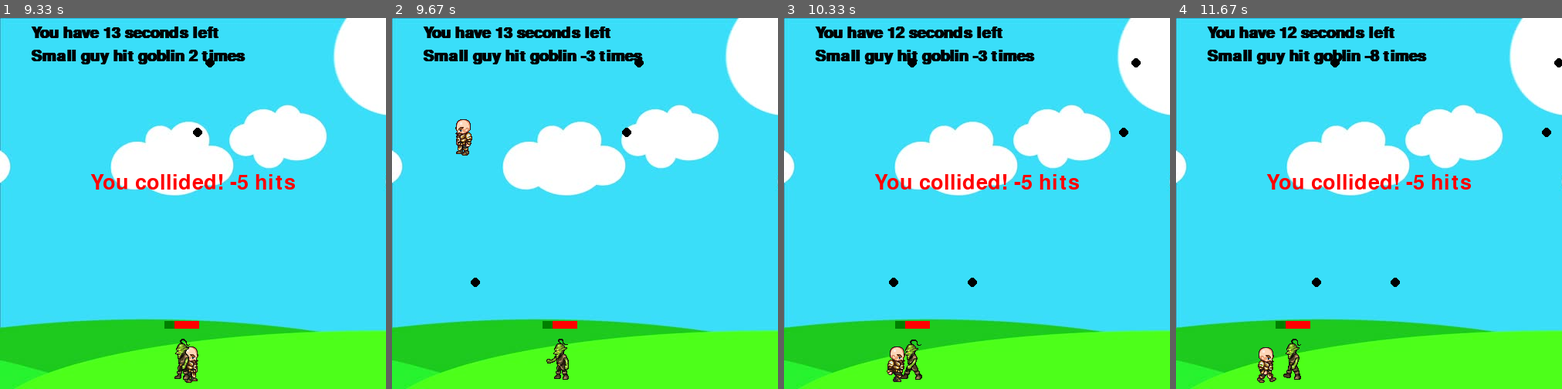
Above: before the commit, frames 1-4 (left to right).
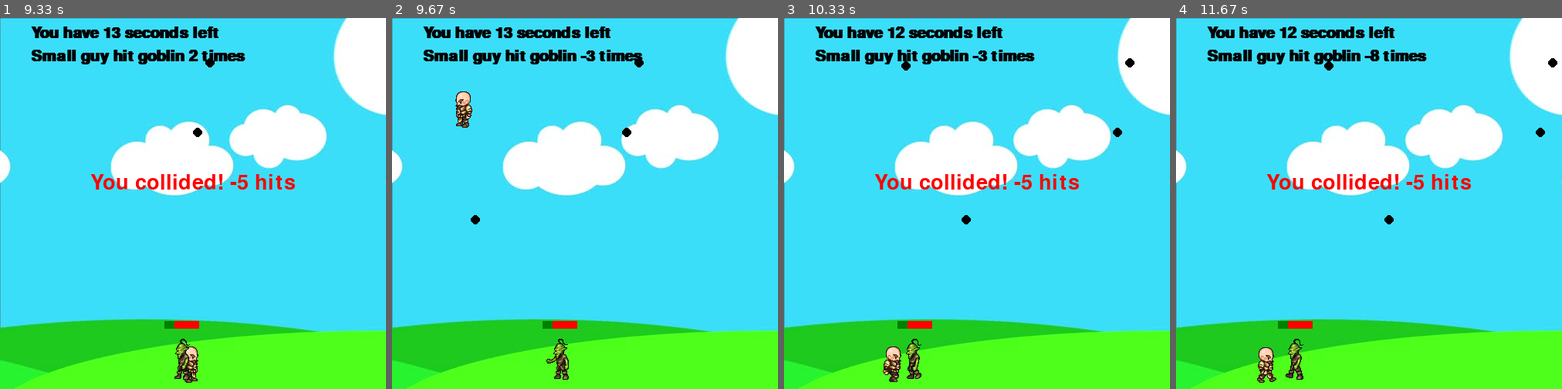
Above: after the commit, the same moments.

Repository: Jethet/python-games
Game: pygame game, started from pygame1_smallguy/small_guy_game.py
The game is run twice, just before and just after one commit, with the same random seed, the same clock (stepped at 60 frames per second) and the same inputs.
Inputs:
- Up to frame 1 (9.33 s): tap Space at 0.33, 0.73, 1.03, 2.13, 2.43, 2.8, 3.1, 3.3, 3.6, 3.8, 4.13, 4.43, 4.63, 4.93, 5.2, 5.5, 5.63, 6.03, 6.33, 6.7, 7, 7.2, 7.5, 7.7, 8.03, 8.33, 8.53, 8.83 s; hold Left 0.67-1.2 s; hold Right 2.07-2.7 s; hold Left 2.73-3.2 s; hold Right 3.23-3.7 s; hold Up 3.73-4.03 s; hold Right 4.07-4.53 s; hold Left 4.57-5.1 s; hold Left 5.13-5.53 s; hold Up 5.57-5.93 s; hold Right 5.97-6.6 s; hold Left 6.63-7.1 s; hold Right 7.13-7.6 s; hold Up 7.63-7.93 s; hold Right 7.97-8.43 s; hold Left 8.47-9 s
- Up to frame 2 (9.67 s): hold Up from 9.47 s (still down); tap Space at 9.53 s
- Up to frame 3 (10.33 s): release Up at 9.83 s; hold Right from 9.87 s (still down); tap Space at 9.93, 10.23 s
- Up to frame 4 (11.67 s): release Right at 10.5 s; hold Right 11.03-11.5 s; tap Space at 11.1, 11.4 s

Frame 1 is identical in both runs. In frame 2, 0.7% of the frame differs, in the area x 16-23%, y 19-73%; in frame 3, 1.0%, in the area x 25-93%, y 10-99%; in frame 4, 0.7%.

Commit message:
Fix error with collision after goblin is invisible

Diff:
--- a/pygame1_smallguy/small_guy_game.py
+++ b/pygame1_smallguy/small_guy_game.py
@@ -86,6 +86,8 @@
 
     def hit(self):
         #  this is resetting the char after a hit and shows it as standing
+        self.isJump = False
+        self.jumpCount = 10
         self.x = 60
         self.y = 410
         self.walkCount = 0
@@ -228,13 +230,7 @@
 playSeconds = 20
 
 while running:
-
     clock.tick(27)
-
-    if shootLoop > 0:
-        shootLoop += 1
-    if shootLoop > 3:
-        shootLoop = 0
 
     for event in pygame.event.get():
         if event.type == pygame.QUIT:
@@ -245,11 +241,19 @@
         if playSeconds == 0:
             print("Time's up!")
             running = False
-    # the char collides with the goblin, calculated via the hitboxes, 5 hitnumber is deducted for every collision
-    if small_guy.hitbox[1] < goblin.hitbox[1] + goblin.hitbox[3] and small_guy.hitbox[1] + small_guy.hitbox[3] > goblin.hitbox[1]:
-        if small_guy.hitbox[0] + small_guy.hitbox[2] > goblin.hitbox[0] and small_guy.hitbox[0] < goblin.hitbox[0] + goblin.hitbox[2]:
-            small_guy.hit()
-            hitNumber -= 5
+
+    # the goblin collides with little guy ONLY when it is visible (= not destroyed yet)
+    if goblin.visible == True:
+        # the char collides with the goblin, calculated via the hitboxes, 5 hitnumber is deducted for every collision
+        if small_guy.hitbox[1] < goblin.hitbox[1] + goblin.hitbox[3] and small_guy.hitbox[1] + small_guy.hitbox[3] > goblin.hitbox[1]:
+            if small_guy.hitbox[0] + small_guy.hitbox[2] > goblin.hitbox[0] and small_guy.hitbox[0] < goblin.hitbox[0] + goblin.hitbox[2]:
+                small_guy.hit()
+                hitNumber -= 5
+
+    if shootLoop > 0:
+        shootLoop += 1
+    if shootLoop > 3:
+        shootLoop = 0
 
     for bullet in bullets:
         # check if bullet is in hitbox: check top and bottom of hitbox rectangle
